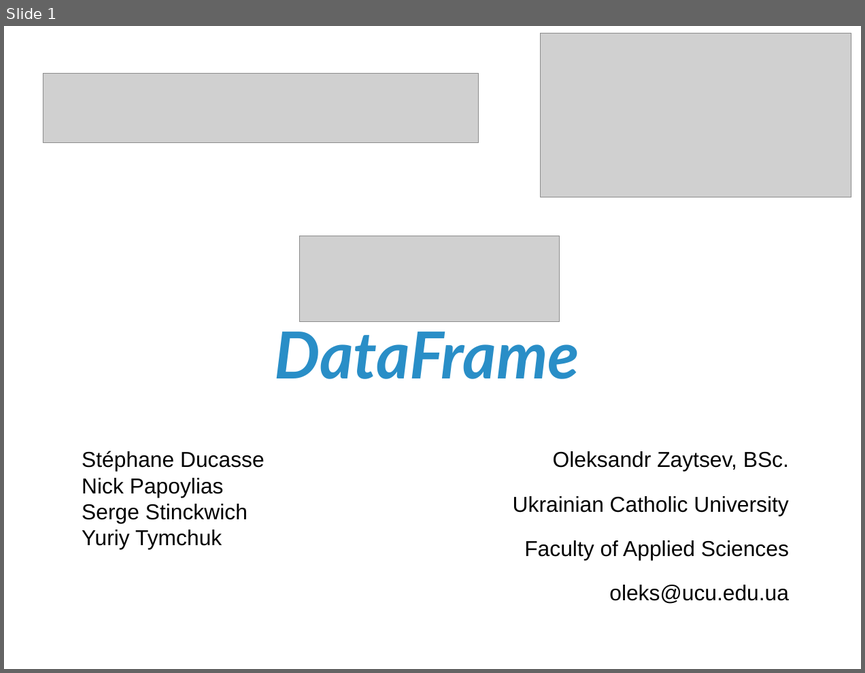
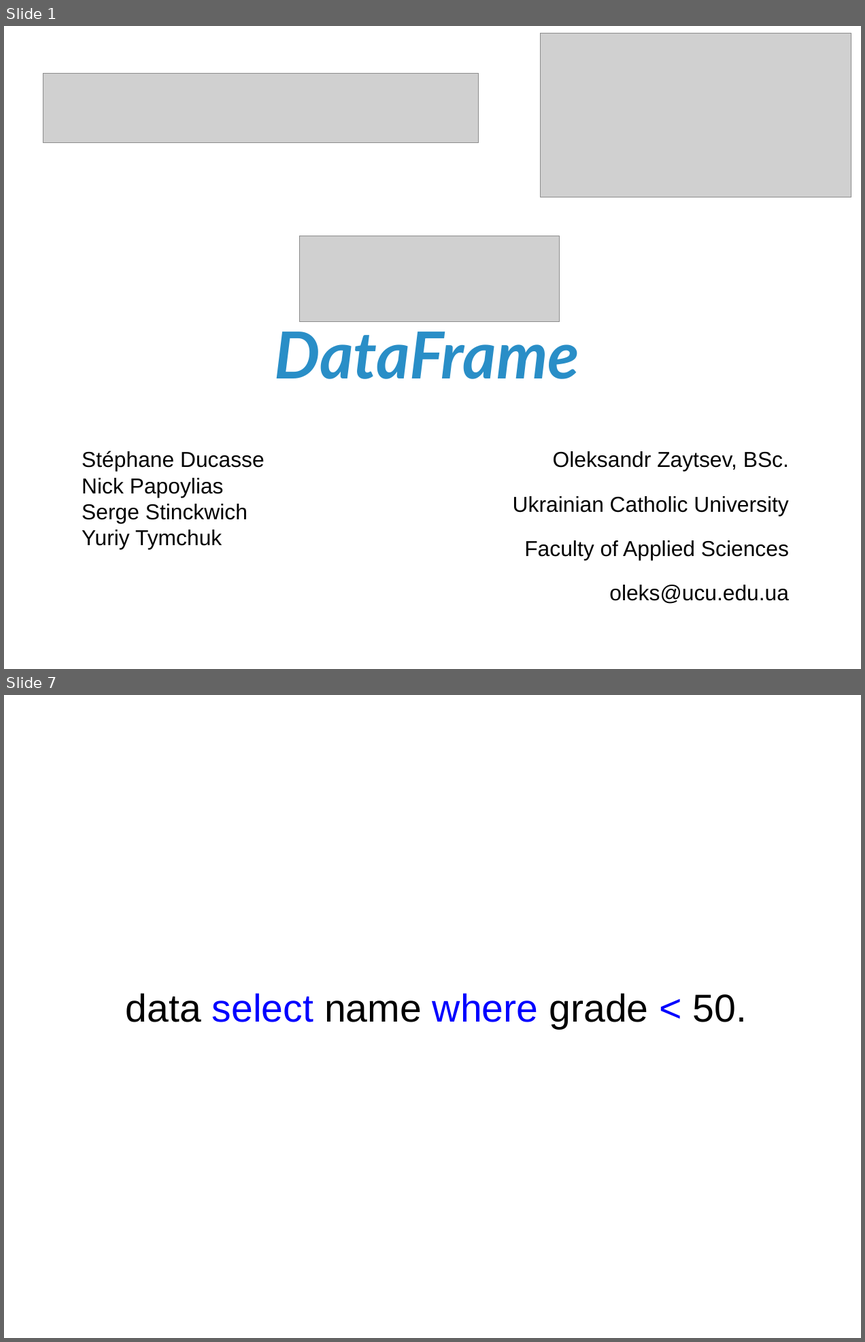
Before and after one commit to olekscode/DataFrame-Paper, a slide deck: presentation/DataFrameIWST.odp. Shown one above the other, each under a label of ours: slide 1 before the commit, slides 1 and 7 after it; the slides between them are not shown. The pictures are 865x673 and 865x1342 pixels, drawn with LibreOffice and Linux fonts; fonts in the diff are those of the drawing; grey boxes stand for pictures. Boxes give left, top, right and bottom in pixels: in the first picture for what was removed or moved away, otherwise in the second. Text is boxed around its words. In the diff, an @@ line names an element or a change of style, - is before the commit and + after.

```diff
--- a/presentation/DataFrameIWST.odp
+++ b/presentation/DataFrameIWST.odp
@@ slide 7 added at (x1=4, y1=695, x2=861, y2=1338), background #FFFFFF @@
@@ subtitle added at (x1=126, y1=993, x2=747, y2=1028), 36 pt, text #000000 @@
+data select name where grade < 50.
```
Also in this commit, not shown: 7 other slides added, 1 other file.
